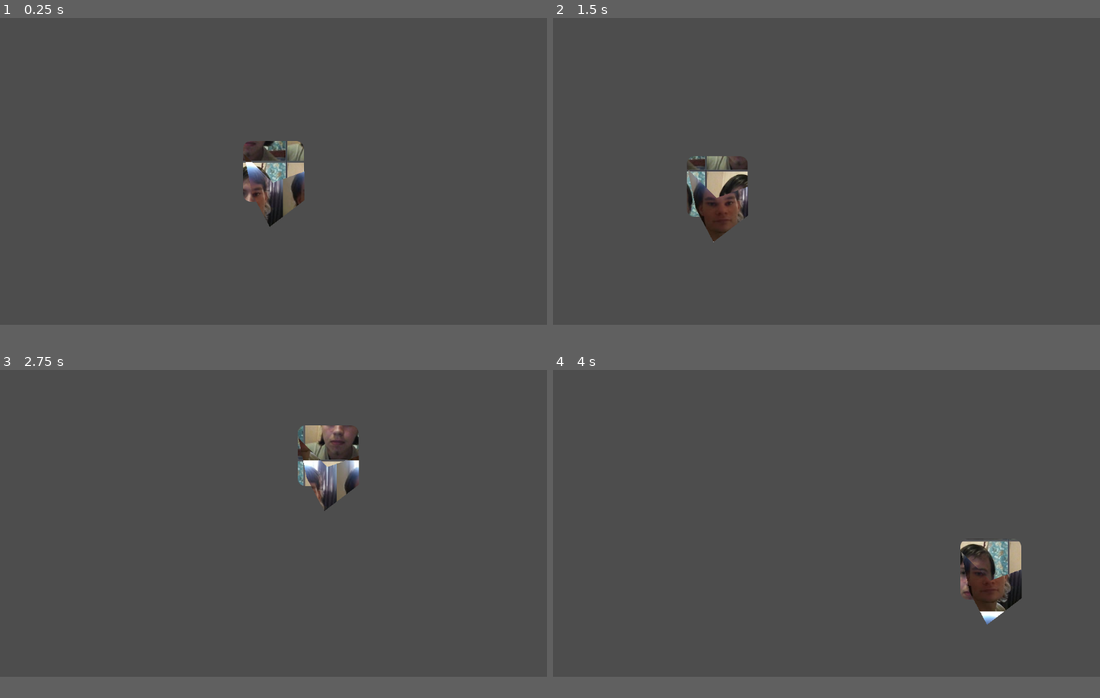
Above: before the commit, frames 1-4 (two rows, left to right).
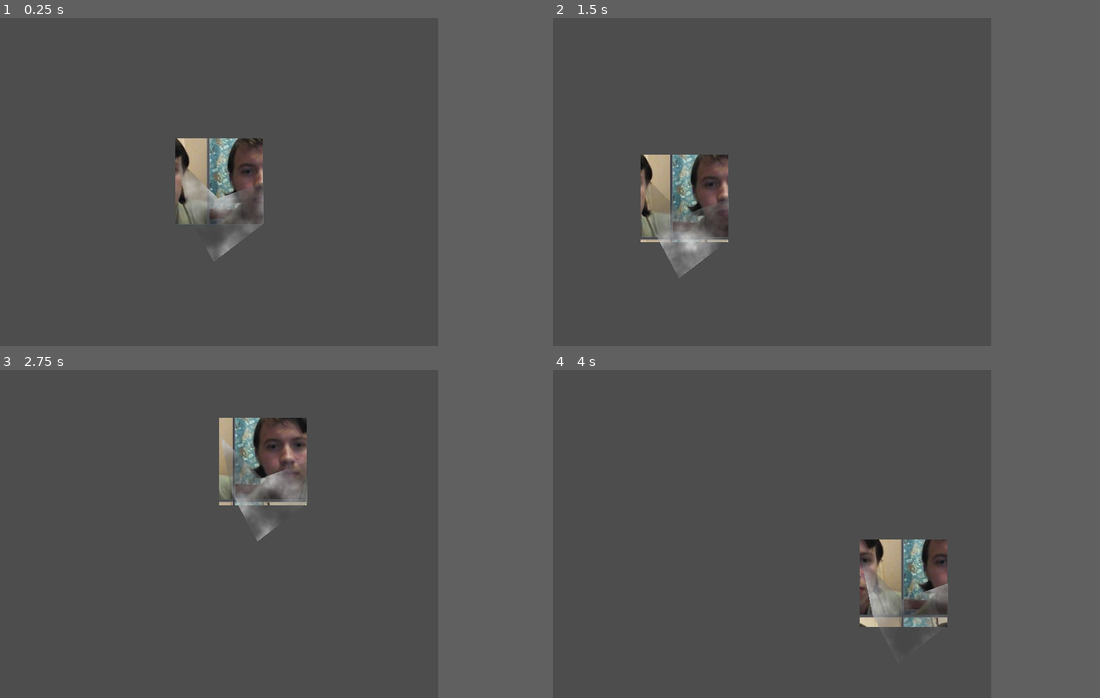
Above: after the commit, the same moments.

Repository: Cuckhands/pong-shaders
Game: Godot game, scene res://scenes/unmoving_plaid.tscn
Two runs of this game, one before a commit and one after it. Both use one fixed random seed, a clock stepped at 60 frames per second and the inputs below. The project has no main scene, so this scene is started directly. The engine's default icon, where the game draws it, is replaced by a stand-in: a white triangle on a blue panel in a dark square.
Inputs (mouse positions are in pixels of both pictures, inside the frame that each line leads up to):
- Up to frame 1 (0.25 s): no input
- Up to frame 2 (1.5 s): move the mouse to (946, 155) at 0.52 s; move the mouse to (717, 185) at 1.27 s
- Up to frame 3 (2.75 s): move the mouse to (328, 455) at 2.02 s
- Up to frame 4 (4 s): move the mouse to (799, 583) at 2.77 s; move the mouse to (990, 570) at 3.52 s
In our replay, the window is 799x449 before the commit and 640x480 after it. These sizes can differ from the game's own. Grey fills any space a smaller window leaves; there, only what the larger window draws over its background counts as a difference.

The runs differ from the first frame. In frame 1, 4.9% of the frame differs, in the area x 32-56%, y 36-74%; in frame 2, 4.9%; in frame 3, 5.3%; in frame 4, 5.5%, in the area x 56-86%, y 51-79%.

Commit message:
Fix math mistake with texture scaling

Diff:
--- a/project.godot
+++ b/project.godot
@@ -14,6 +14,13 @@
 config/features=PackedStringArray("4.6", "GL Compatibility")
 config/icon="res://sprites/icon.svg"
 
+[display]
+
+window/size/viewport_width=640
+window/size/viewport_height=480
+window/stretch/mode="viewport"
+window/stretch/scale_mode="integer"
+
 [physics]
 
 3d/physics_engine="Jolt Physics"
--- a/scenes/unmoving_plaid.tscn
+++ b/scenes/unmoving_plaid.tscn
@@ -4,23 +4,34 @@
 [ext_resource type="Shader" uid="uid://bs5p5f02ke0hv" path="res://shaders/unmoving_plaid.gdshader" id="2_snrh7"]
 [ext_resource type="Texture2D" uid="uid://co5h537ul2jc2" path="res://sprites/Norman_Bulb.PNG" id="3_46c38"]
 [ext_resource type="Texture2D" uid="uid://s8014gxv15q7" path="res://sprites/icon.svg" id="3_y17ke"]
-[ext_resource type="Texture2D" uid="uid://y0lohr3o3731" path="res://sprites/fake.jpg" id="5_snrh7"]
 
 [sub_resource type="ShaderMaterial" id="ShaderMaterial_qfer5"]
 shader = ExtResource("2_snrh7")
 shader_parameter/background_texture = ExtResource("3_46c38")
-shader_parameter/texture_size = Vector2(-150, 150)
+shader_parameter/texture_size = Vector2(150, 150)
 shader_parameter/tile_scale = 1.0
 shader_parameter/offset = Vector2(0, 0)
 shader_parameter/translation_speed = Vector2(15, 15)
 
+[sub_resource type="Gradient" id="Gradient_y17ke"]
+colors = PackedColorArray(0, 0, 0, 0, 1, 1, 1, 1)
+
+[sub_resource type="FastNoiseLite" id="FastNoiseLite_snrh7"]
+
+[sub_resource type="NoiseTexture2D" id="NoiseTexture2D_46c38"]
+width = 2000
+height = 2000
+noise = SubResource("FastNoiseLite_snrh7")
+color_ramp = SubResource("Gradient_y17ke")
+seamless = true
+
 [sub_resource type="ShaderMaterial" id="ShaderMaterial_y17ke"]
 shader = ExtResource("2_snrh7")
-shader_parameter/background_texture = ExtResource("5_snrh7")
-shader_parameter/texture_size = Vector2(0, 0)
+shader_parameter/background_texture = SubResource("NoiseTexture2D_46c38")
+shader_parameter/texture_size = Vector2(2000, 2000)
 shader_parameter/tile_scale = 1.0
 shader_parameter/offset = Vector2(0, 0)
-shader_parameter/translation_speed = Vector2(-15, 15)
+shader_parameter/translation_speed = Vector2(-10, 0)
 
 [node name="UnmovingPlaid" type="Node2D" unique_id=1604620994]
 
--- a/shaders/unmoving_plaid.gdshader
+++ b/shaders/unmoving_plaid.gdshader
@@ -39,12 +39,12 @@
 	vec2 screen_pixel = (SCREEN_UV / SCREEN_PIXEL_SIZE) - (translation_speed * TIME) - offset;
 
 	// Tile the background
-	vec2 bg_uv = (screen_pixel / texture_size) * tile_scale;
+	vec2 bg_uv = screen_pixel / (texture_size * tile_scale);
 	bg_uv = fract(bg_uv);
 
 	// Apply the background texture and mask out the alpha channel from the
 	// Sprite2D texture or Polygon2D shape that this shader is attached to
 	vec4 bg_color = texture(background_texture, bg_uv);
 	float mask = texture(TEXTURE, UV).a;
-	COLOR = vec4(bg_color.rgb, mask);
+	COLOR = vec4(bg_color);
 }
